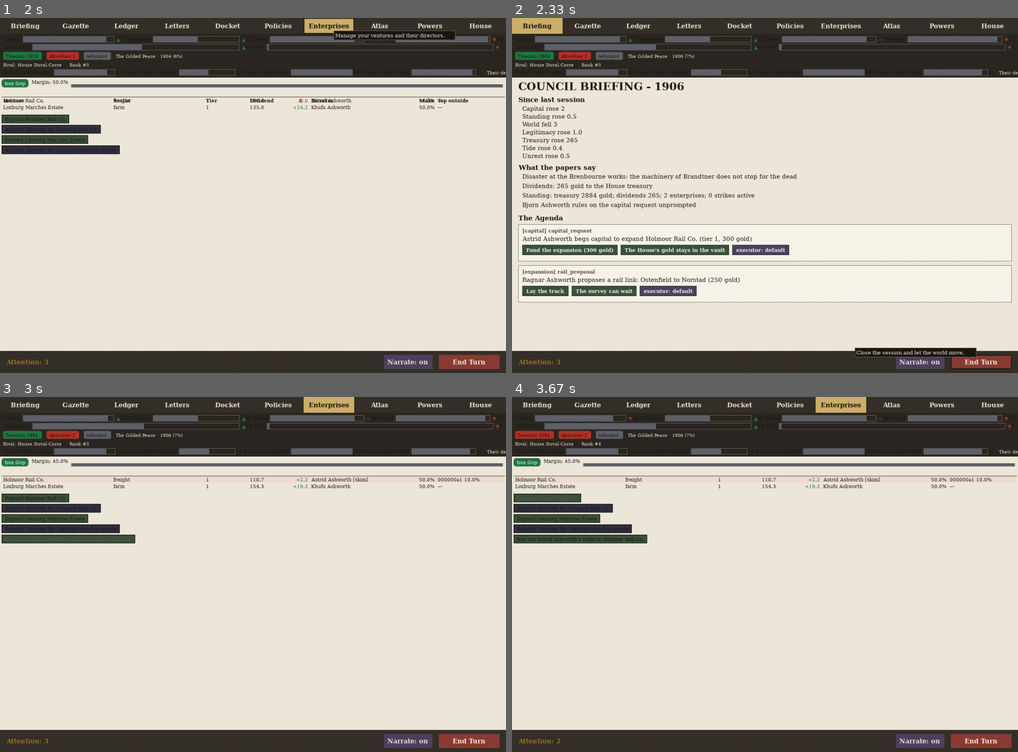
Above: before the commit, frames 1-4 (two rows, left to right).
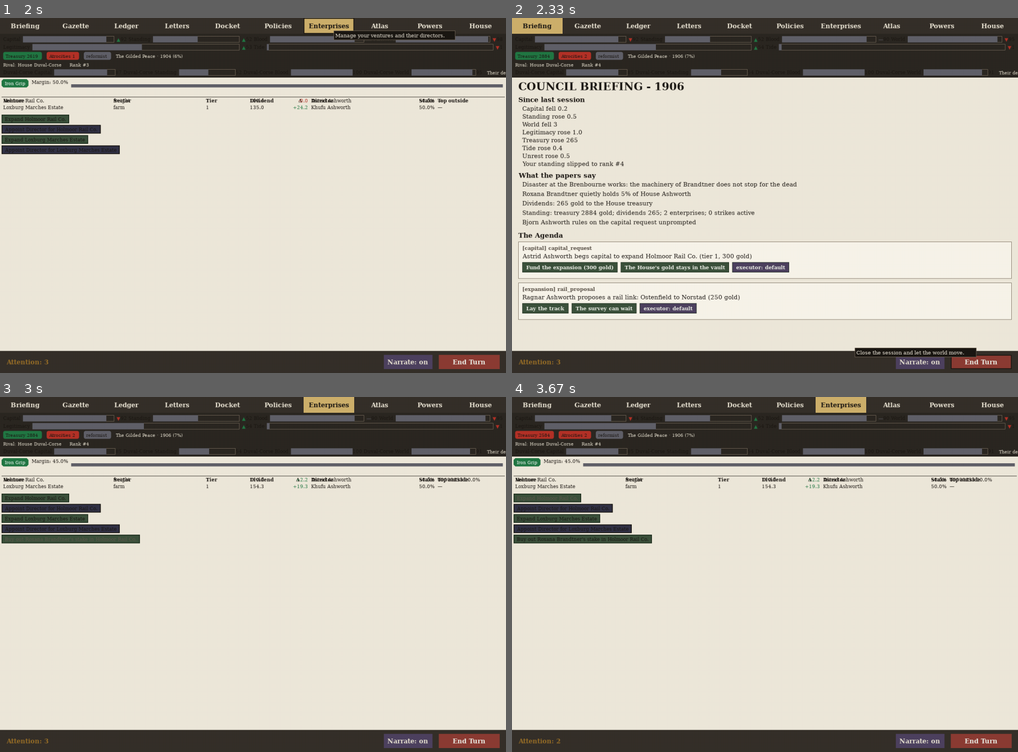
Above: after the commit, the same moments.

Repository: civersen222/Guilded-Age
Game: pygame game, started from gilded/__main__.py
The game is run twice, just before and just after one commit, with the same random seed, the same clock (stepped at 60 frames per second) and the same inputs.
Inputs (mouse positions are in pixels of both pictures, inside the frame that each line leads up to):
- Up to frame 1 (2 s): click "End Turn" at 0.38 s; click "Enterprises" at 0.72 s; click "End Turn" at 1.05 s; click "End Turn" at 1.38 s; click "Enterprises" at 1.72 s
- Up to frame 2 (2.33 s): click "End Turn" at 2.05 s
- Up to frame 3 (3 s): click "Enterprises" at 2.38 s; click (182, 499) at 2.72 s
- Up to frame 4 (3.67 s): click (572, 496) at 3.05 s; click (921, 567) at 3.38 s

Frame 1 is identical in both runs. In frame 2, 11% of the frame differs, in the area x 1-99%, y 5-86%; in frame 3, 0.3%; in frame 4, 0.3%.

Commit message:
I4c1a: fund hostile takeover from house treasury via debit

Diff:
--- a/gilded/houses.py
+++ b/gilded/houses.py
@@ -12,7 +12,7 @@
 TREASURY_LABELS = frozenset({
     "dividends", "trade", "expansion", "strike buyoff", "heir allowance",
     "compensation", "railway", "charter", "province purchase",
-    "reparations paid", "reparations received",
+    "reparations paid", "reparations received", "share purchase",
 })
 
 HOUSE_NAMES = ["Vantrell", "Karsgate", "Mordaine", "Ashworth", "Ferrenholt",
--- a/gilded/society/schemes.py
+++ b/gilded/society/schemes.py
@@ -371,16 +371,18 @@
             return []
         msgs: List[str] = []
         target_ents = [e for e in enterprises if e.house == self.target_house]
+        from gilded.houses import House
+        house: House = game.houses[self.buyer_house]
         for seller in disloyal_shareholders(target_realm, enterprises):
             for ent in target_ents:
                 price = share_price(ent, game)
-                want = min(TAKEOVER_TRANCHE, self.buyer.gold_reserve / price)
+                want = min(TAKEOVER_TRANCHE, house.treasury / price)
                 if want <= 0:
                     break
                 moved = transfer_shares(ent, seller.id, self.buyer.id, want)
                 if moved > 0:
-                    cost = moved * price
-                    self.buyer.gold_reserve -= cost
+                    cost = min(moved * price, house.treasury)
+                    house.debit(game.turn, "share purchase", cost)
                     seller.gold_reserve += cost
                     modify_opinion(seller, self.buyer, 5, "a generous buyer")
         stake = house_stake(target_ents, self.buyer.id)
--- a/gilded/tests/test_schemes.py
+++ b/gilded/tests/test_schemes.py
@@ -280,15 +280,16 @@
     target_house = sorted(game.houses)[0]
     buyer_house = sorted(game.houses)[1]
     buyer = game.realms[buyer_house].ruler
-    buyer.gold_reserve = 1000.0
-    gold_before = buyer.gold_reserve
+    house = game.houses[buyer_house]
+    house.treasury = 1000.0
+    gold_before = house.treasury
     tk = Takeover(buyer, buyer_house, target_house)
     target_ents = [e for e in game.enterprises if e.house == target_house]
     assert len(target_ents) >= 1, f"Expected at least one enterprise for {target_house}"
     tk.advance(game.realms, target_ents, SeqRng([]), game)
     # advance charges the priced rate — buyer should have spent gold
-    assert buyer.gold_reserve < gold_before, \
-        f"Buyer gold unchanged ({gold_before}): advance should charge the priced rate"
+    assert house.treasury < gold_before, \
+        f"Treasury unchanged ({gold_before}): advance should charge the priced rate"
 
 
 def test_sway_base_chance():
--- a/gilded/tests/test_treasury_journal.py
+++ b/gilded/tests/test_treasury_journal.py
@@ -215,14 +215,14 @@
 # ── Rule 11 — label set is closed ─────────────────────────────────────
 
 def test_treasury_labels_count():
-    assert len(TREASURY_LABELS) == 11
+    assert len(TREASURY_LABELS) == 12
 
 
 def test_treasury_labels_contains_expected():
     expected = {
         "dividends", "trade", "expansion", "strike buyoff", "heir allowance",
         "compensation", "railway", "charter", "province purchase",
-        "reparations paid", "reparations received",
+        "reparations paid", "reparations received", "share purchase",
     }
     assert TREASURY_LABELS == expected
 
@@ -544,7 +544,7 @@
 
 
 def test_treasury_frozenset_immutable():
-    assert len(TREASURY_LABELS) == 11
+    assert len(TREASURY_LABELS) == 12
     try:
         TREASURY_LABELS.add("fake")
         assert False, "frozenset should not allow addition"
